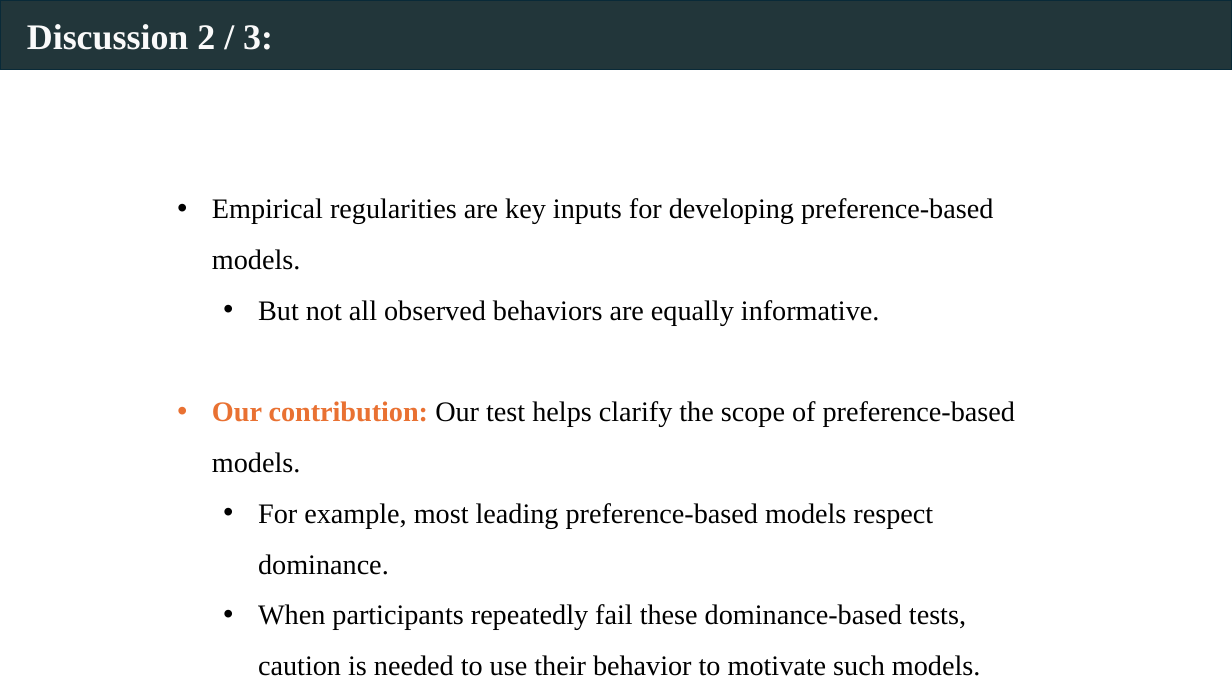
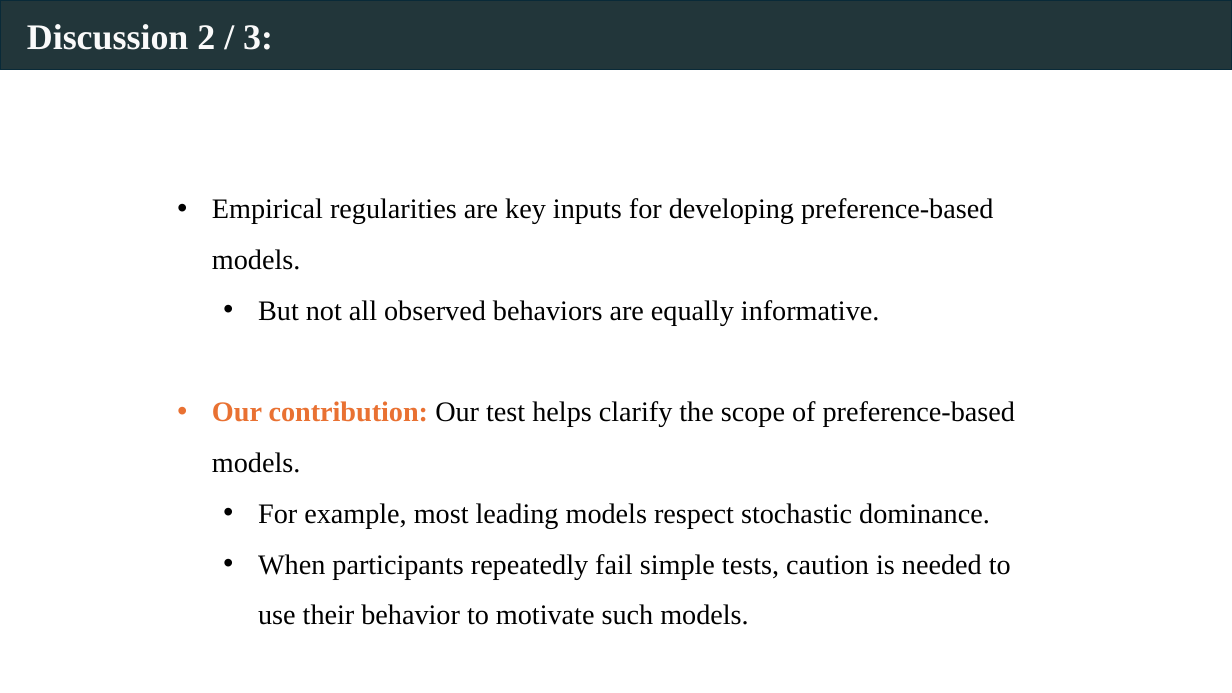
Before and after one commit to Jilong-Wu-Econ/Jilong-Wu-Econ.github.io, a slide deck: slide 31 of bric.pptx (slide 30 before the commit). Drawn at 1232x693 pixels with LibreOffice and Linux fonts; fonts in the diff are those of the drawing. Boxes give left, top, right and bottom in pixels: in the first picture for what was removed or moved away, otherwise in the second. Text is boxed around its words. In the diff, an @@ line names an element or a change of style, - is before the commit and + after.

```diff
--- a/bric.pptx
+++ b/bric.pptx
@@ text at [258,503,1011,625]: text changed @@
-  • For example, most leading preference-based models respect dominance.
-  • When participants repeatedly fail these dominance-based tests, caution is needed to use their behavior to motivate such models.
+  • For example, most leading models respect stochastic dominance.
+  • When participants repeatedly fail simple tests, caution is needed to use their behavior to motivate such models.
```
Also in this commit, not shown: 15 other slides changed, 2 slides added.
